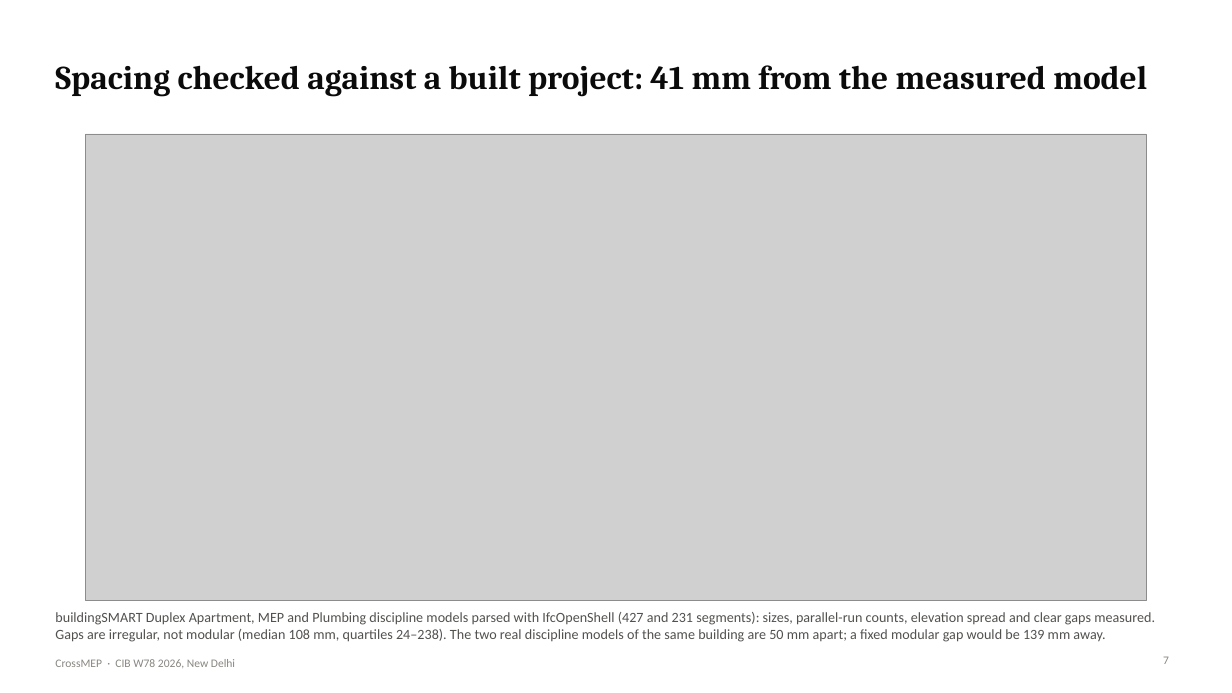
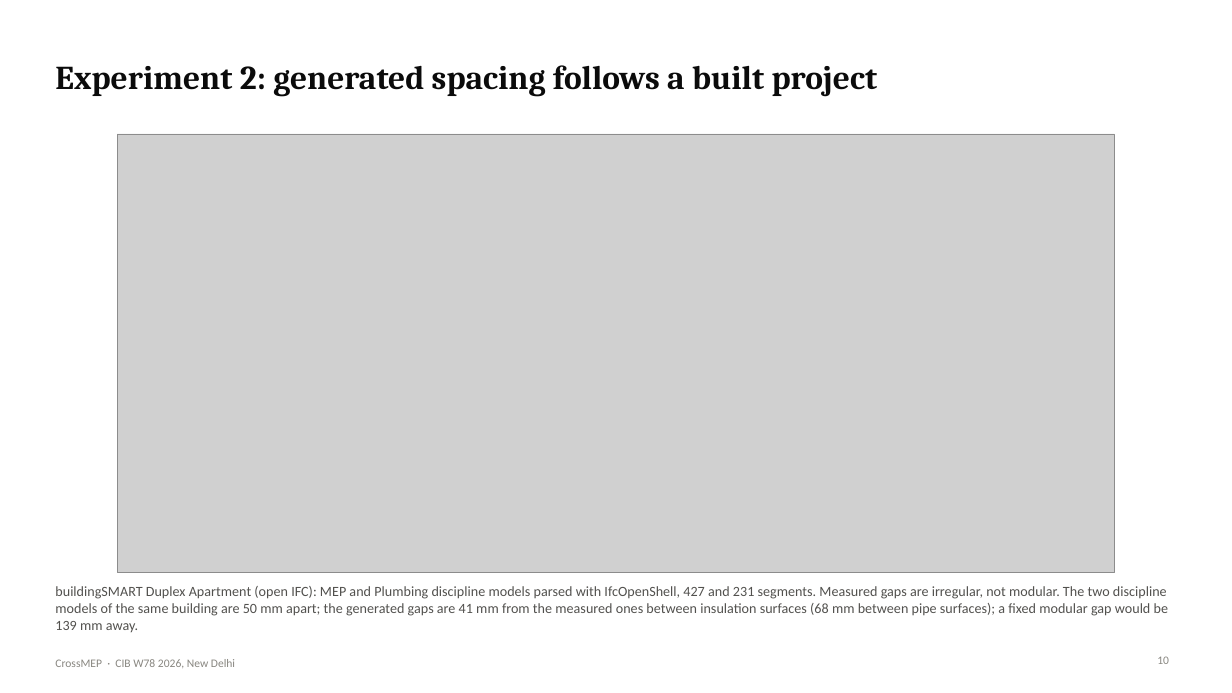
Before and after one commit to lavinia-ped/CrossMEP_Dataset, a slide deck: slide 10 of docs/CrossMEP_CIBW78_talk.pptx (slide 7 before the commit). Drawn at 1232x693 pixels with LibreOffice and Linux fonts; fonts in the diff are those of the drawing; grey boxes stand for pictures. Boxes give left, top, right and bottom in pixels: in the first picture for what was removed or moved away, otherwise in the second. Text is boxed around its words. In the diff, an @@ line names an element or a change of style, - is before the commit and + after.

```diff
--- a/docs/CrossMEP_CIBW78_talk.pptx
+++ b/docs/CrossMEP_CIBW78_talk.pptx
@@ title at (55,65,878,97): text changed @@
-Spacing checked against a built project: 41 mm from the measured model
+Experiment 2: generated spacing follows a built project
@@ picture: place and size @@
-picture at (86,134,1147,601)
+picture at (117,134,1116,573)
@@ text at (55,586,1168,632): text changed @@
-buildingSMART Duplex Apartment, MEP and Plumbing discipline models parsed with IfcOpenShell (427 and 231 segments): sizes, parallel-run counts, elevation spread and clear gaps measured. Gaps are irregular, not modular (median 108 mm, quartiles 24–238). The two real discipline models of the same building are 50 mm apart; a fixed modular gap would be 139 mm away.
+buildingSMART Duplex Apartment (open IFC): MEP and Plumbing discipline models parsed with IfcOpenShell, 427 and 231 segments. Measured gaps are irregular, not modular. The two discipline models of the same building are 50 mm apart; the generated gaps are 41 mm from the measured ones between insulation surfaces (68 mm between pipe surfaces); a fixed modular gap would be 139 mm away.
@@ page number at (1157,656,1169,664): text changed @@
-7
+10
```
Also in this commit, not shown: 8 other slides changed, 7 slides added, 4 slides removed, 21 other files.
